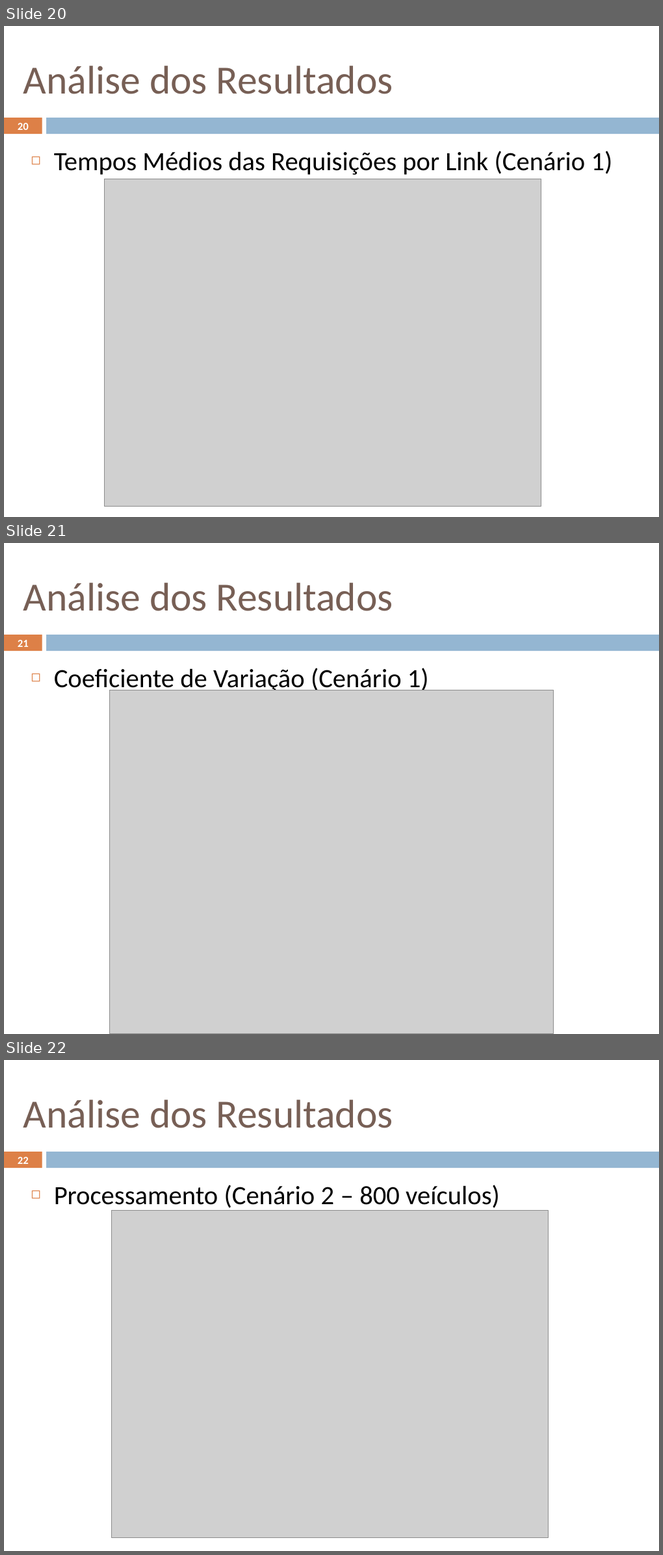
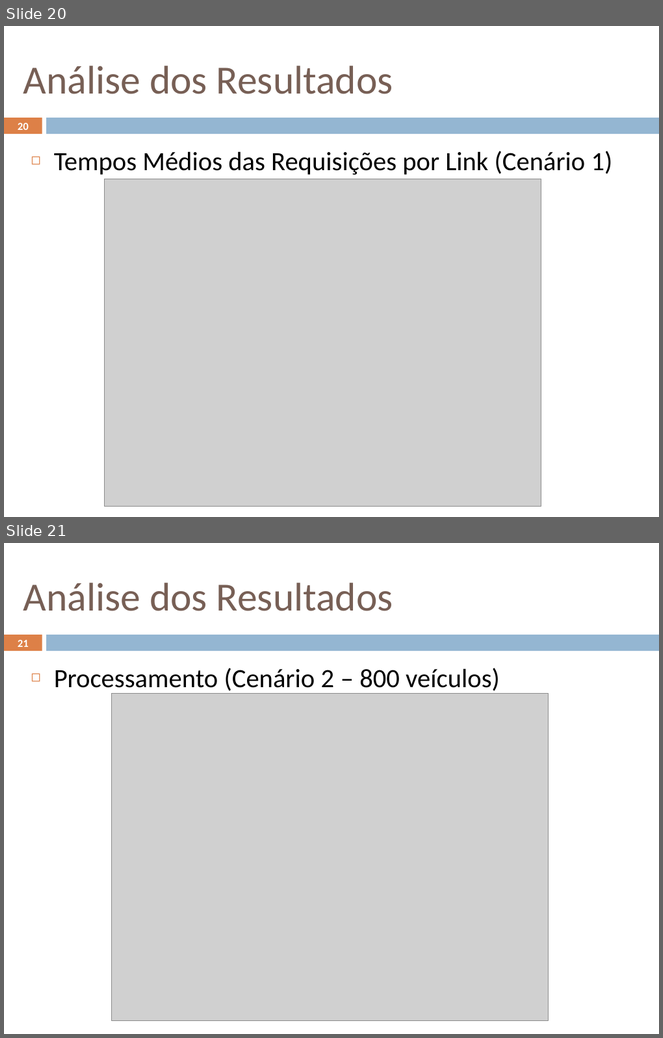
Before and after one commit to geoleite/Mestrado, a slide deck: Apresentacao/ApresentaçãoV1.pptx. Shown one above the other, each under a label of ours: slides 20, 21 and 22 before the commit, slides 20 and 21 after it. The pictures are 663x1555 and 663x1038 pixels, drawn with LibreOffice and Linux fonts; fonts in the diff are those of the drawing; grey boxes stand for pictures. Boxes give left, top, right and bottom in pixels: in the first picture for what was removed or moved away, otherwise in the second. Text is boxed around its words. In the diff, an @@ line names an element or a change of style, - is before the commit and + after.

```diff
--- a/Apresentacao/ApresentaçãoV1.pptx
+++ b/Apresentacao/ApresentaçãoV1.pptx
@@ slide 21 removed at [4,543,659,1034], background #FFFFFF; not listed: 2 template elements that a slide beside it also shows @@
@@ title removed at [24,583,393,611] @@
-Análise dos Resultados
@@ page number removed at [18,640,29,647] @@
-21
@@ text removed at [54,668,429,694] @@
-◻ Coeficiente de Variação (Cenário 1)
@@ picture removed at [109,691,553,1034] @@
@@ what was slide 22 is now slide 21 @@
@@ page number at [18,640,29,647]: text changed @@
-22
+21
```
Also in this commit, not shown: 2 slides changed, 1 other file.
